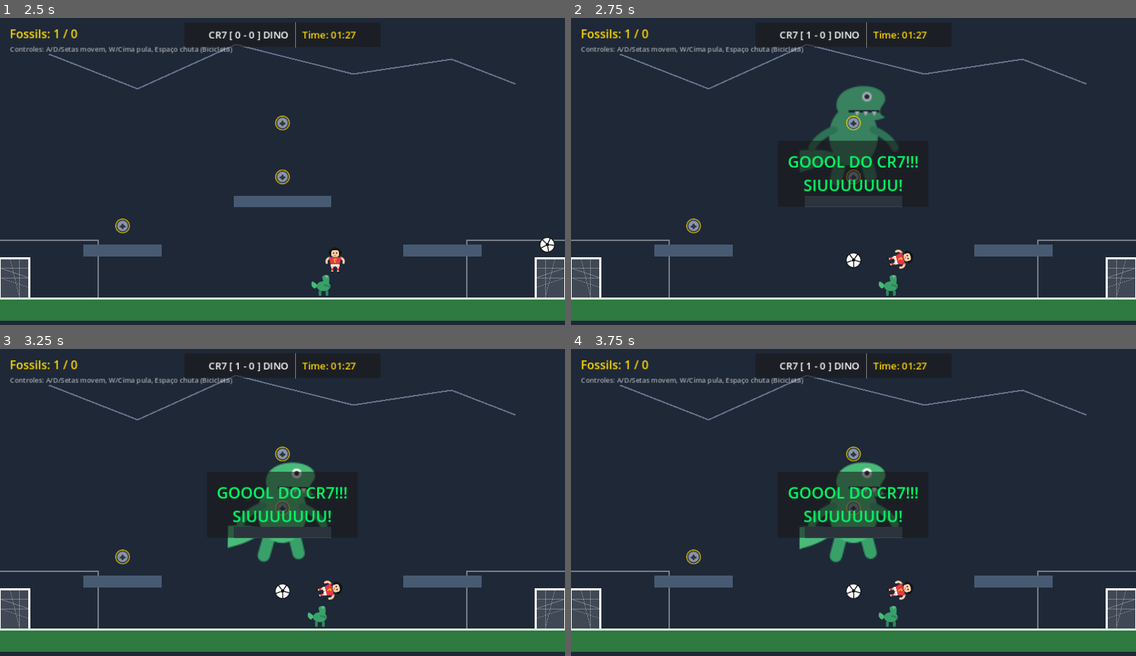
Above: before the commit, frames 1-4 (two rows, left to right).
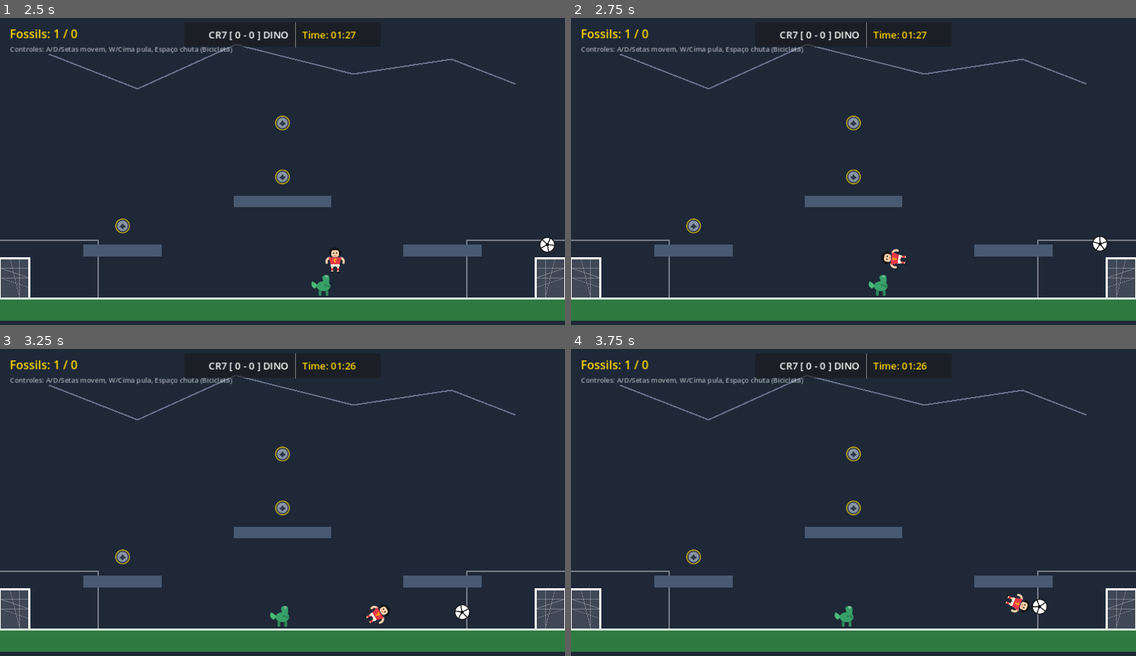
Above: after the commit, the same moments.

Repository: marcosjunqueira/lucas-game
Game: Godot game, scene res://main.tscn
The game is run twice, just before and just after one commit, with the same random seed, the same clock (stepped at 60 frames per second) and the same inputs.
Inputs (mouse positions are in pixels of both pictures, inside the frame that each line leads up to):
- Up to frame 1 (2.5 s): tap Enter at 0.5, 1.35 s; move the mouse to (406, 159) at 0.52 s; hold Enter 0.53-1.28 s; hold Right (ui_right) 0.53-2.03 s; click (406, 159) at 0.67 s; tap Space at 0.77, 1.52 s; move the mouse to (169, 189) at 1.27 s; move the mouse to (339, 103) at 2.02 s; hold Left (ui_left) from 2.03 s (still down); hold Enter from 2.03 s (still down)
- Up to frame 2 (2.75 s): keep holding Left (ui_left); keep holding Enter
- Up to frame 3 (3.25 s): move the mouse to (254, 566) at 2.77 s; release Left (ui_left) at 2.78 s; release Enter at 2.78 s; hold Right (ui_right) from 2.78 s (still down); tap Enter at 2.85 s; click (254, 566) at 2.92 s; tap Space at 3.02 s
- Up to frame 4 (3.75 s): keep holding Right (ui_right); move the mouse to (1023, 551) at 3.52 s; hold Enter from 3.53 s (still down)

Frame 1 is identical in both runs. In frame 2, 4.2% of the frame differs, in the area x 38-95%, y 4-91%; in frame 3, 4.2%; in frame 4, 4.2%.

Commit message:
Add solid physical crossbar and back post to goals so ball bounces off them

Diff:
--- a/goal.tscn
+++ b/goal.tscn
@@ -1,9 +1,15 @@
-[gd_scene load_steps=3 format=3 uid="uid://d1x6y8w2p8p3g"]
+[gd_scene load_steps=5 format=3 uid="uid://d1x6y8w2p8p3g"]
 
 [ext_resource type="Script" path="res://goal.gd" id="1_goal_script"]
 
 [sub_resource type="RectangleShape2D" id="RectangleShape2D_1"]
 size = Vector2(30, 76)
+
+[sub_resource type="RectangleShape2D" id="RectangleShape2D_Crossbar"]
+size = Vector2(60, 4)
+
+[sub_resource type="RectangleShape2D" id="RectangleShape2D_BackPost"]
+size = Vector2(4, 80)
 
 [node name="Goal" type="Area2D"]
 collision_layer = 0
@@ -33,3 +39,15 @@
 [node name="CollisionShape2D" type="CollisionShape2D" parent="."]
 position = Vector2(43, 40)
 shape = SubResource("RectangleShape2D_1")
+
+[node name="SolidPosts" type="StaticBody2D" parent="."]
+collision_layer = 1
+collision_mask = 3
+
+[node name="Crossbar" type="CollisionShape2D" parent="SolidPosts"]
+position = Vector2(30, 0)
+shape = SubResource("RectangleShape2D_Crossbar")
+
+[node name="BackPost" type="CollisionShape2D" parent="SolidPosts"]
+position = Vector2(60, 40)
+shape = SubResource("RectangleShape2D_BackPost")
